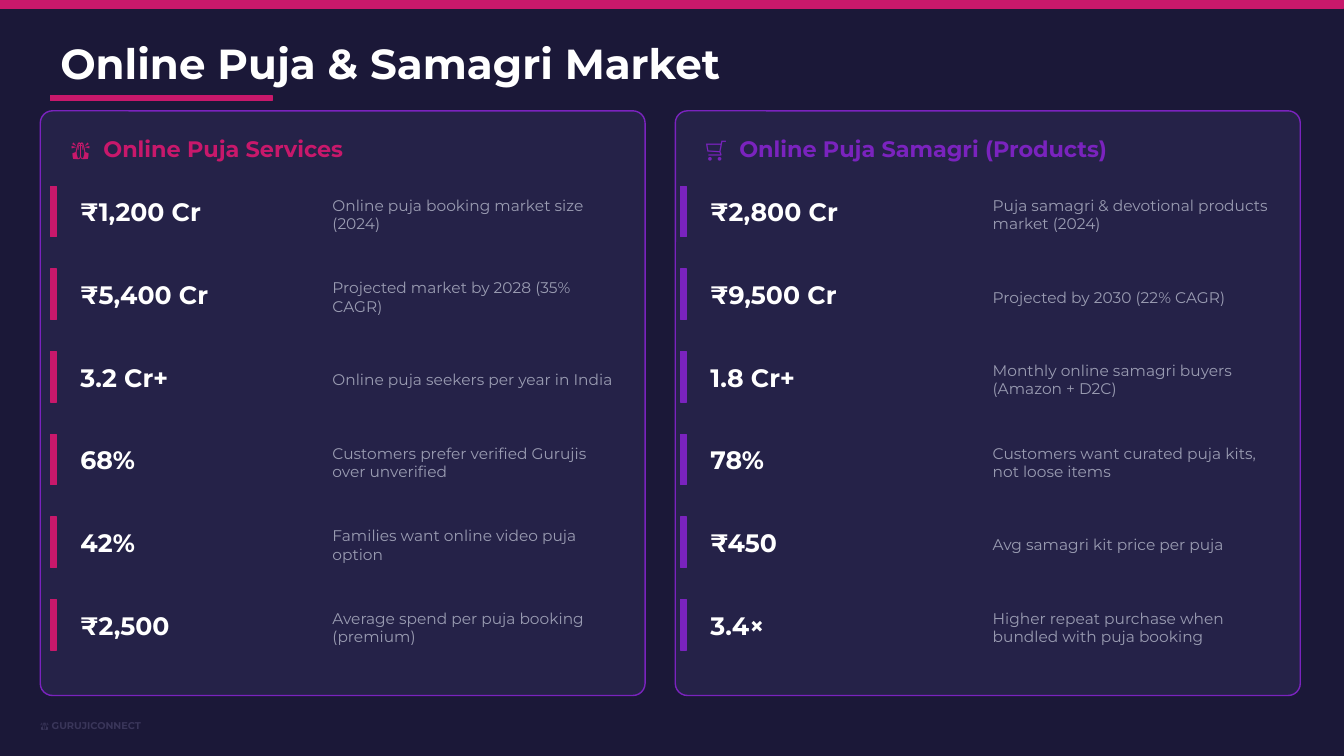
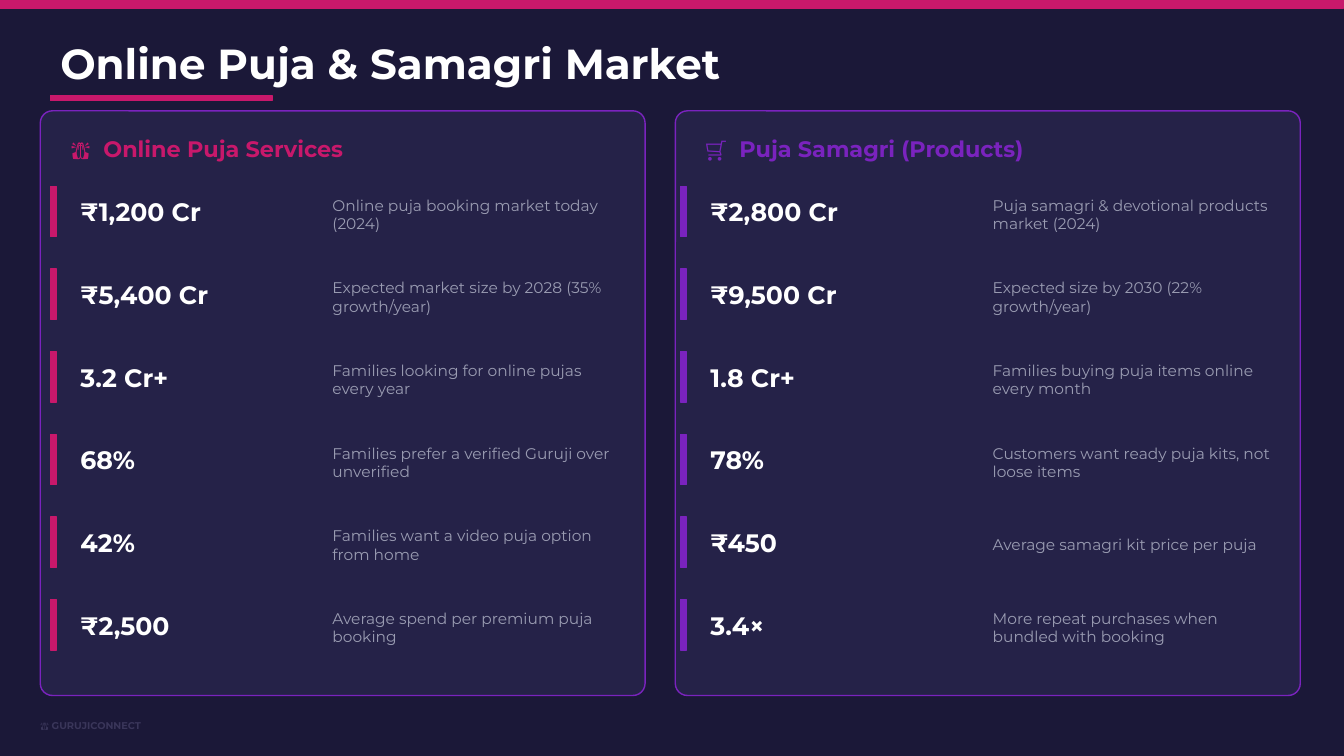
Before and after one commit to kulkarniojus/guruji-connect, a slide deck: slide 7 of attached_assets/GurujiConnect_PitchDeck.pptx. Drawn at 1344x756 pixels with LibreOffice and Linux fonts; fonts in the diff are those of the drawing. Boxes give left, top, right and bottom in pixels: in the first picture for what was removed or moved away, otherwise in the second. Text is boxed around its words. In the diff, an @@ line names an element or a change of style, - is before the commit and + after.

```diff
--- a/attached_assets/GurujiConnect_PitchDeck.pptx
+++ b/attached_assets/GurujiConnect_PitchDeck.pptx
@@ text at (x1=739, y1=139, x2=1023, y2=162): text changed @@
-🛒 Online Puja Samagri (Products)
+🛒 Puja Samagri (Products)
@@ text at (x1=332, y1=199, x2=598, y2=232): text changed @@
-Online puja booking market size (2024)
+Online puja booking market today (2024)
@@ text at (x1=332, y1=281, x2=601, y2=315): text changed @@
-Projected market by 2028 (35% CAGR)
+Expected market size by 2028 (35% growth/year)
@@ text at (x1=993, y1=281, x2=1203, y2=315): text changed @@
-Projected by 2030 (22% CAGR)
+Expected size by 2030 (22% growth/year)
@@ text at (x1=332, y1=364, x2=582, y2=397): text changed @@
-Online puja seekers per year in India
+Families looking for online pujas every year
@@ text at (x1=993, y1=364, x2=1253, y2=397): text changed @@
-Monthly online samagri buyers (Amazon + D2C)
+Families buying puja items online every month
@@ text at (x1=332, y1=447, x2=609, y2=477): text changed @@
-Customers prefer verified Gurujis over unverified
+Families prefer a verified Guruji over unverified
@@ text at (x1=993, y1=448, x2=1269, y2=477): text changed @@
-Customers want curated puja kits, not loose items
+Customers want ready puja kits, not loose items
@@ text at (x1=332, y1=529, x2=592, y2=560): text changed @@
-Families want online video puja option
+Families want a video puja option from home
@@ text at (x1=993, y1=538, x2=1257, y2=553): text changed @@
-Avg samagri kit price per puja
+Average samagri kit price per puja
@@ text at (x1=332, y1=613, x2=592, y2=645): text changed @@
-Average spend per puja booking (premium)
+Average spend per premium puja booking
@@ text at (x1=993, y1=612, x2=1218, y2=645): text changed @@
-Higher repeat purchase when bundled with puja booking
+More repeat purchases when bundled with booking
```
Also in this commit, not shown: 11 other slides changed, 1 other file.
